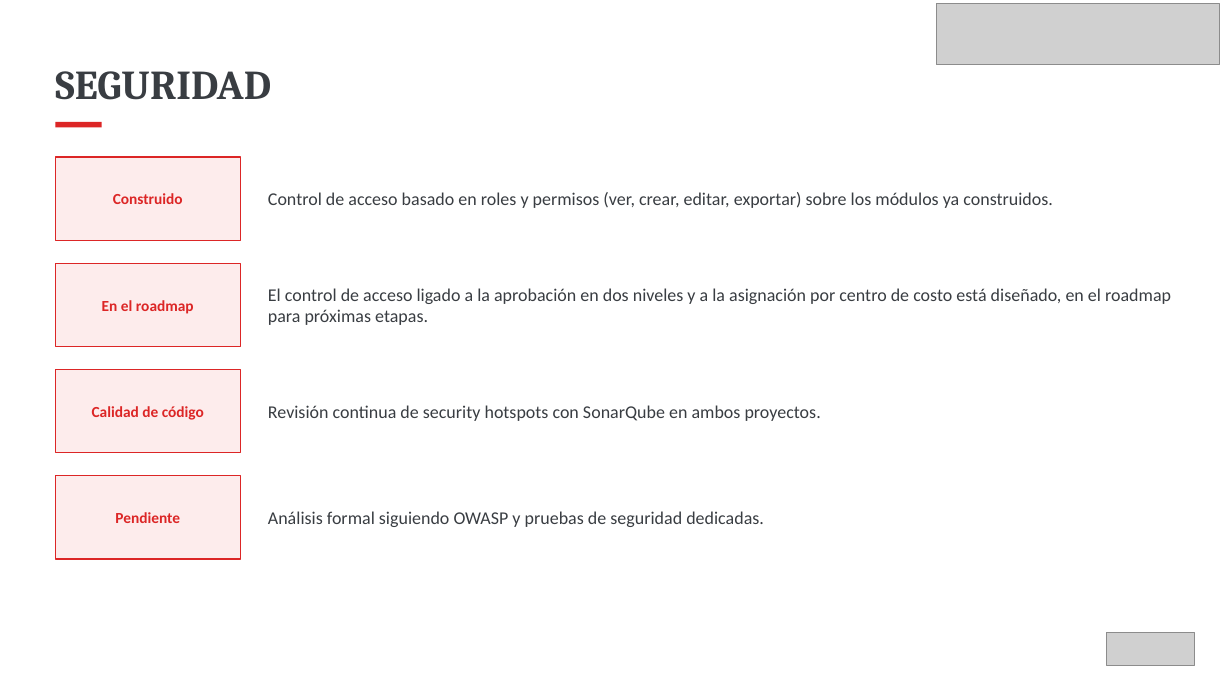
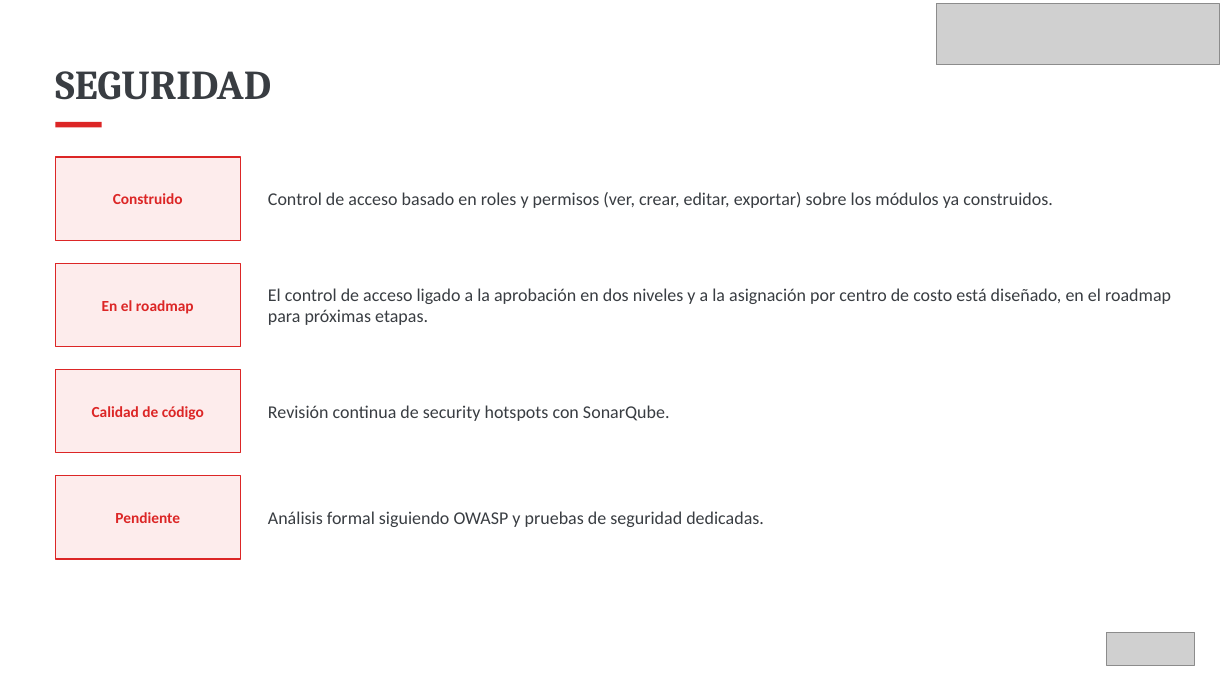
Before and after one commit to KarlaRamirez00/CAPSTONE_003V, a slide deck: slide 11 of Fase 1/Evidencias grupales/Ramirez_Karla_Presentación Proyecto.pptx. Drawn at 1232x693 pixels with LibreOffice and Linux fonts; fonts in the diff are those of the drawing; grey boxes stand for pictures. Boxes give left, top, right and bottom in pixels: in the first picture for what was removed or moved away, otherwise in the second. Text is boxed around its words. In the diff, an @@ line names an element or a change of style, - is before the commit and + after.

```diff
--- a/Fase 1/Evidencias grupales/Ramirez_Karla_Presentación Proyecto.pptx
+++ b/Fase 1/Evidencias grupales/Ramirez_Karla_Presentación Proyecto.pptx
@@ text at [268,405,670,421]: text changed @@
-Revisión continua de security hotspots con SonarQube en ambos proyectos.
+Revisión continua de security hotspots con SonarQube.
```
Also in this commit, not shown: 7 other slides changed, 1 slide added, 1 slide removed, 2 other files.
